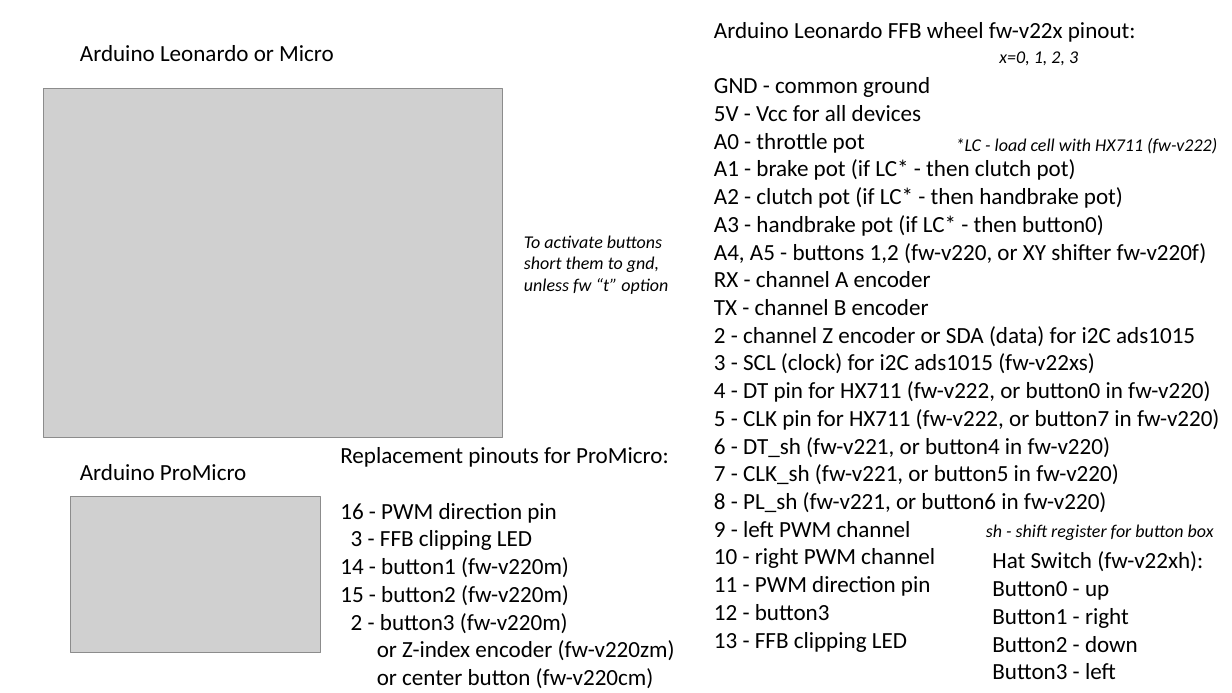
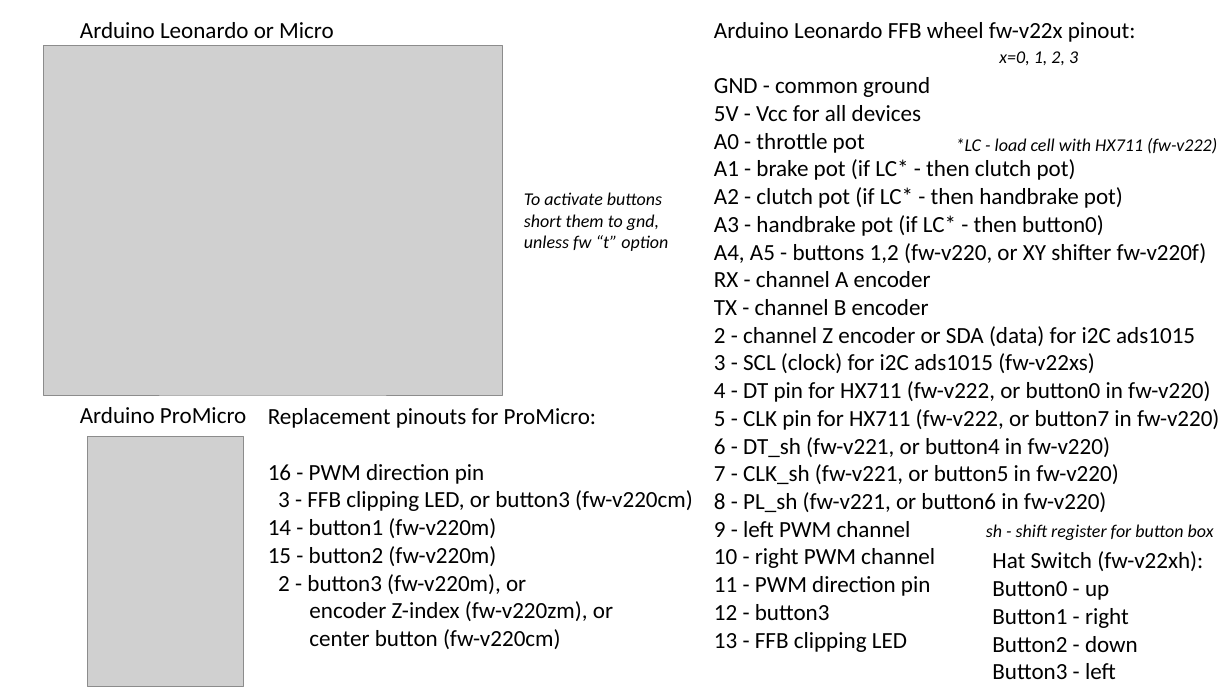
Before and after one commit to ranenbg/Arduino-FFB-wheel, a slide deck: slide 1 of brWheel_my/wirings/Firmware-v22x pinout.pptx. Drawn at 1232x693 pixels with LibreOffice and Linux fonts; fonts in the diff are those of the drawing; grey boxes stand for pictures. Boxes give left, top, right and bottom in pixels: in the first picture for what was removed or moved away, otherwise in the second. Text is boxed around its words. In the diff, an @@ line names an element or a change of style, - is before the commit and + after.

```diff
--- a/brWheel_my/wirings/Firmware-v22x pinout.pptx
+++ b/brWheel_my/wirings/Firmware-v22x pinout.pptx
@@ text "Arduino Leonardo or Micro": place and size @@
-text "Arduino Leonardo or Micro" at <box>80,45,334,61</box>
+text "Arduino Leonardo or Micro" at <box>80,22,334,38</box>
@@ picture: place and size @@
-picture at <box>43,89,502,438</box>
+picture at <box>43,46,502,396</box>
@@ text "To activate buttons": place and size @@
-text "To activate buttons" at <box>524,235,668,294</box>
+text "To activate buttons" at <box>524,192,668,251</box>
@@ text "Arduino ProMicro": place and size @@
-text "Arduino ProMicro" at <box>80,464,246,480</box>
+text "Arduino ProMicro" at <box>80,407,246,423</box>
@@ text "Replacement pinouts for ProMicro:": place and size @@
-text "Replacement pinouts for ProMicro:" at <box>340,447,675,688</box>
+text "Replacement pinouts for ProMicro:" at <box>268,408,693,649</box>
@@ picture at <box>87,437,244,686</box>: rotation 0 to 90 degrees @@
@@ text at <box>278,490,693,511</box>: text changed @@
-3 - FFB clipping LED
+3 - FFB clipping LED, or button3 (fw-v220cm)
@@ text at <box>278,574,613,649</box>: text changed @@
-2 - button3 (fw-v220m)
-or Z-index encoder (fw-v220zm)
-or center button (fw-v220cm)
+2 - button3 (fw-v220m), or
+encoder Z-index (fw-v220zm), or
+center button (fw-v220cm)
```
Also in this commit, not shown: 6 other files.
